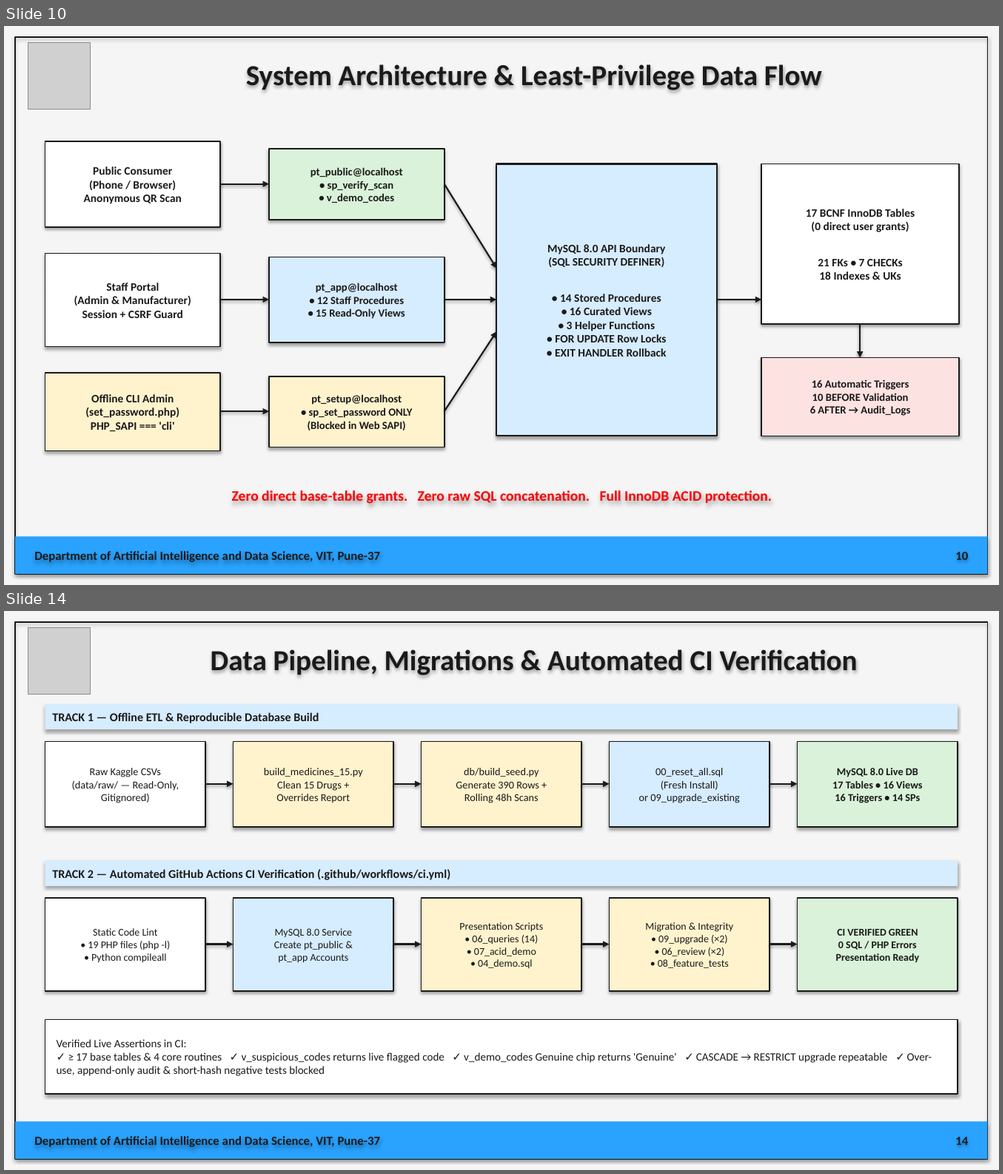
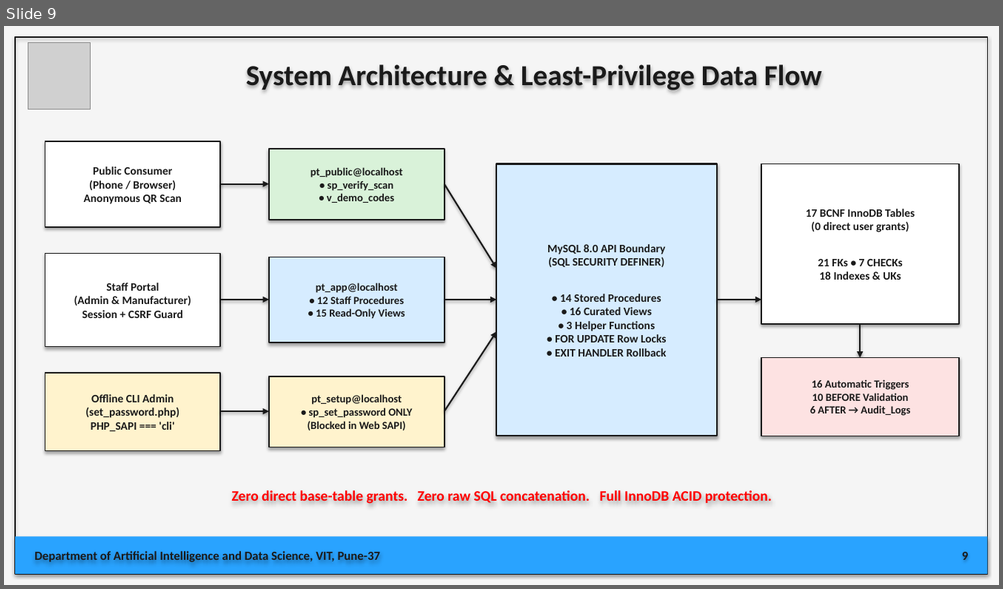
Before and after one commit to AdityaB411/PharmaTrace360, a slide deck: PharmaTrace360_Final_Presentation.pptx. Shown one above the other, each under a label of ours: slides 10 and 14 before the commit, slide 9 after it; the slides between them are not shown. The pictures are 1003x1174 and 1003x589 pixels, drawn with LibreOffice and Linux fonts; fonts in the diff are those of the drawing; grey boxes stand for pictures. Boxes give left, top, right and bottom in pixels: in the first picture for what was removed or moved away, otherwise in the second. Text is boxed around its words. In the diff, an @@ line names an element or a change of style, - is before the commit and + after.

```diff
--- a/PharmaTrace360_Final_Presentation.pptx
+++ b/PharmaTrace360_Final_Presentation.pptx
@@ slide 14 removed at [4,611,999,1170], background #F5F5F5 @@
@@ rectangle removed at [15,622,987,1159] @@
@@ picture removed at [28,627,91,695] @@
@@ text removed at [210,649,857,675] @@
-Data Pipeline, Migrations & Automated CI Verification
@@ rectangle removed at [45,704,958,729] @@
-TRACK 1 — Offline ETL & Reproducible Database Build
@@ rectangle removed at [45,741,205,827] @@
-Raw Kaggle CSVs
-(data/raw/ — Read-Only,
-Gitignored)
@@ rectangle removed at [233,741,393,827] @@
-build_medicines_15.py
-Clean 15 Drugs +
-Overrides Report
@@ rectangle removed at [421,741,581,827] @@
-db/build_seed.py
-Generate 390 Rows +
-Rolling 48h Scans
@@ rectangle removed at [609,741,769,827] @@
-00_reset_all.sql
-(Fresh Install)
-or 09_upgrade_existing
@@ rectangle removed at [797,741,958,827] @@
-MySQL 8.0 Live DB
-17 Tables • 16 Views
-16 Triggers • 14 SPs
@@ arrow removed from (205, 784) to (233, 784) @@
@@ arrow removed from (393, 784) to (421, 784) @@
@@ arrow removed from (581, 784) to (609, 784) @@
@@ arrow removed from (769, 784) to (797, 784) @@
@@ rectangle removed at [45,861,958,886] @@
-TRACK 2 — Automated GitHub Actions CI Verification (.github/workflows/ci.yml)
@@ rectangle removed at [45,898,205,991] @@
-Static Code Lint
-• 19 PHP files (php -l)
-• Python compileall
@@ rectangle removed at [233,898,393,991] @@
-MySQL 8.0 Service
-Create pt_public &
-pt_app Accounts
@@ rectangle removed at [421,898,581,991] @@
-Presentation Scripts
-• 06_queries (14)
-• 07_acid_demo
-• 04_demo.sql
@@ rectangle removed at [609,898,769,991] @@
-Migration & Integrity
-• 09_upgrade (×2)
-• 06_review (×2)
-• 08_feature_tests
@@ rectangle removed at [797,898,958,991] @@
-CI VERIFIED GREEN
-0 SQL / PHP Errors
-Presentation Ready
@@ arrow removed from (205, 945) to (233, 945) @@
@@ arrow removed from (393, 945) to (421, 945) @@
@@ arrow removed from (581, 945) to (609, 945) @@
@@ arrow removed from (769, 945) to (797, 945) @@
@@ rectangle removed at [45,1020,958,1094] @@
-Verified Live Assertions in CI:
-✓ ≥ 17 base tables & 4 core routines ✓ v_suspicious_codes returns live flagged code ✓ v_demo_codes Genuine chip returns 'Genuine' ✓ CASCADE → RESTRICT upgrade repeatable ✓ Over-use, append-only audit & short-hash negative tests blocked
@@ rectangle removed at [15,1122,987,1159] @@
@@ text removed at [34,1136,381,1147] @@
-Department of Artificial Intelligence and Data Science, VIT, Pune-37
@@ text removed at [955,1137,967,1145] @@
-14
@@ what was slide 10 is now slide 9 @@
@@ slide 9 changed as well @@
@@ text at [962,552,967,560]: text changed @@
-10
+9
```
Also in this commit, not shown: 12 other slides changed, 2 other slides removed.
